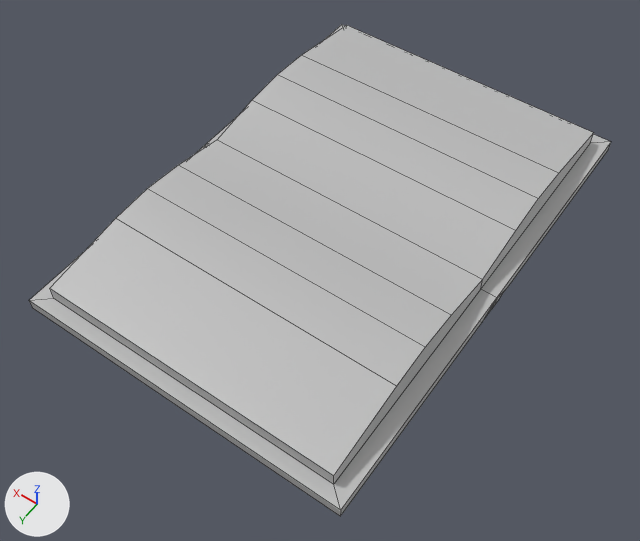
A saved change to the FBX model Assets/ALPHA_Assets/Office/Models/Book01.fbx.
One viewpoint serves both versions: a camera (50 mm lens) standing at (-0.371, 0.561, 0.77) and looking at (-0.012, 0.059, -0.018). The axes (+X, +Y, +Z) are drawn at lower left. The lights are the same throughout. Mesh edges are drawn as thin lines. Where no turn or scale is listed for an object, it has been applied to the vertices.

In view in the first picture: 'Book01'.
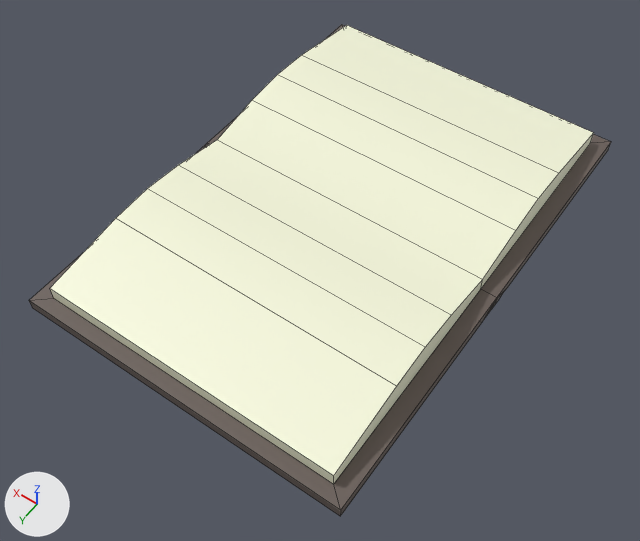
The newer file is also turned or shifted as a whole; pictures and numbers use the older file's frame.

Boxes [x1, y1, x2, y2] around the edits, measured in the pictures (640 x 541 px):
'Book01', recoloured (grey to white)
    both: [29, 24, 611, 516]
part 1 of me_mesh, recoloured (grey to white)
    both: [50, 25, 594, 484]

The edits, one by one:
Material 'Book01_Mat' (mat_book01_mat) changes colour from grey #bcbcbc to brown #675c56; in linear values from (0.5, 0.5, 0.5) to (0.136, 0.106, 0.0933).
Material 'Pages' (mat_pages) is new.
Its base color is (0.916, 0.934, 0.714) (white #f5f7dc).
me_mesh has 52 vertices, 52 faces and spans x -0.2..0.2, y -0.289..0.289, z 0.0..0.049.
me_mesh is used by ob_book01; location (0.0, 0.0, 0.0).
me_mesh part 1: all 14 faces centred in x -0.18..0.18, y -0.272..0.272, z 0.022..0.048 switch from mat_book01_mat (grey #bcbcbc) to mat_pages (white #f5f7dc).
